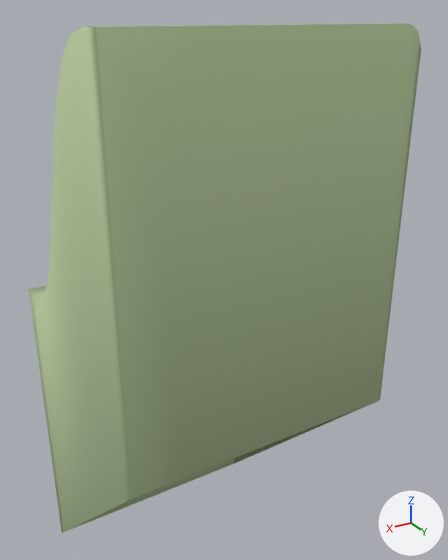
Two versions of the glTF model ground/ground-ramp-l-20.glb, one commit apart.
Camera for both pictures: a 50 mm camera at (1.01, 1.88, 1.03) aimed at (-0.14, -0.03, 0.07). The lights are fixed; the arrows at lower right show +X, +Y and +Z. The first picture is the older version.

Names of what the first picture shows: 'ground-ramp-l-20'.
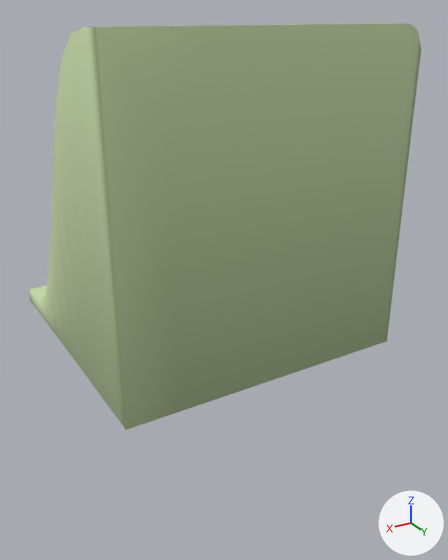
Location of each change, (x1, y1, x2, y2) in pixels of the pictures (448 x 560 px):
'ground-ramp-l-20', reshaped (20% shorter)
    before: (29, 23, 421, 533)
    after: (29, 23, 421, 430)

What the commit changed:
me_ground_ramp_l_20 is used by ob_ground_ramp_l_20; location (0.0, 0.0, 0.0).
me_ground_ramp_l_20 had 132 vertices, 226 faces and spanned x -0.5..0.5, y -0.5..0.5, z -1.3..1.0.
me_ground_ramp_l_20 now has 132 vertices, 226 faces and spans x -0.5..0.5, y -0.5..0.5, z -0.07..1.0.
me_ground_ramp_l_20 part 1: all 36 vertices in x -0.5..0.5, y -0.5..0.5, z -1.3..-0.3 are scaled about their middle by (1, 1, 0), then moved by (0.0, 0.0, 0.75).
